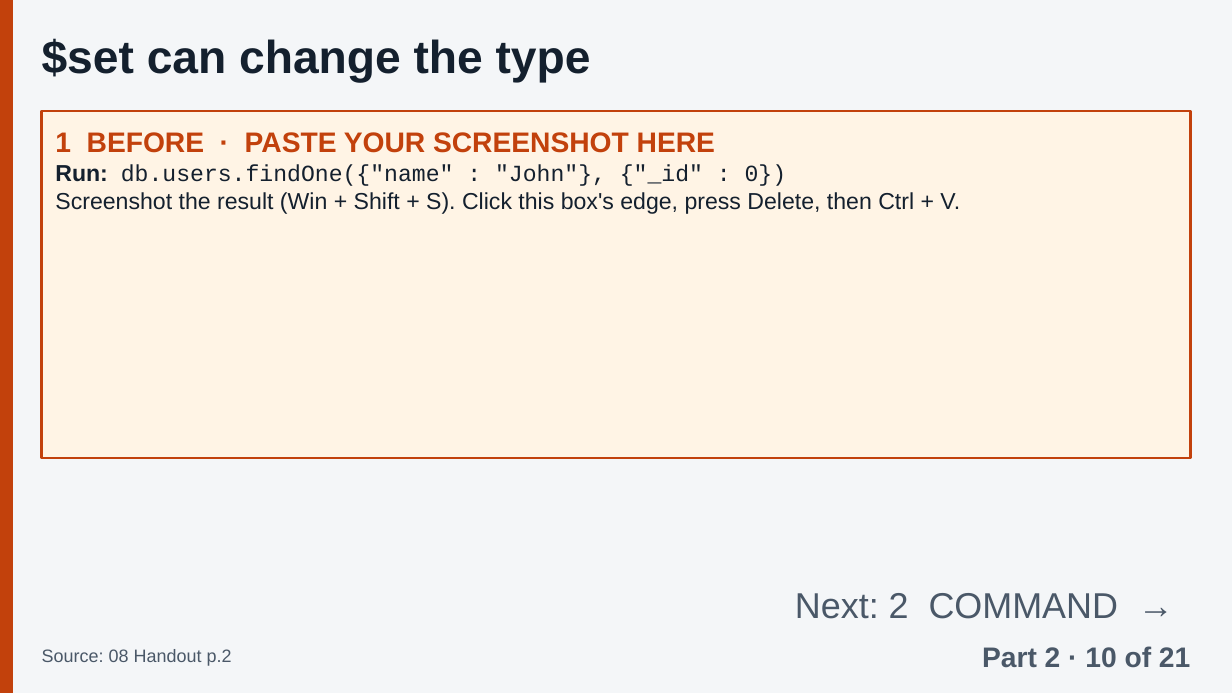
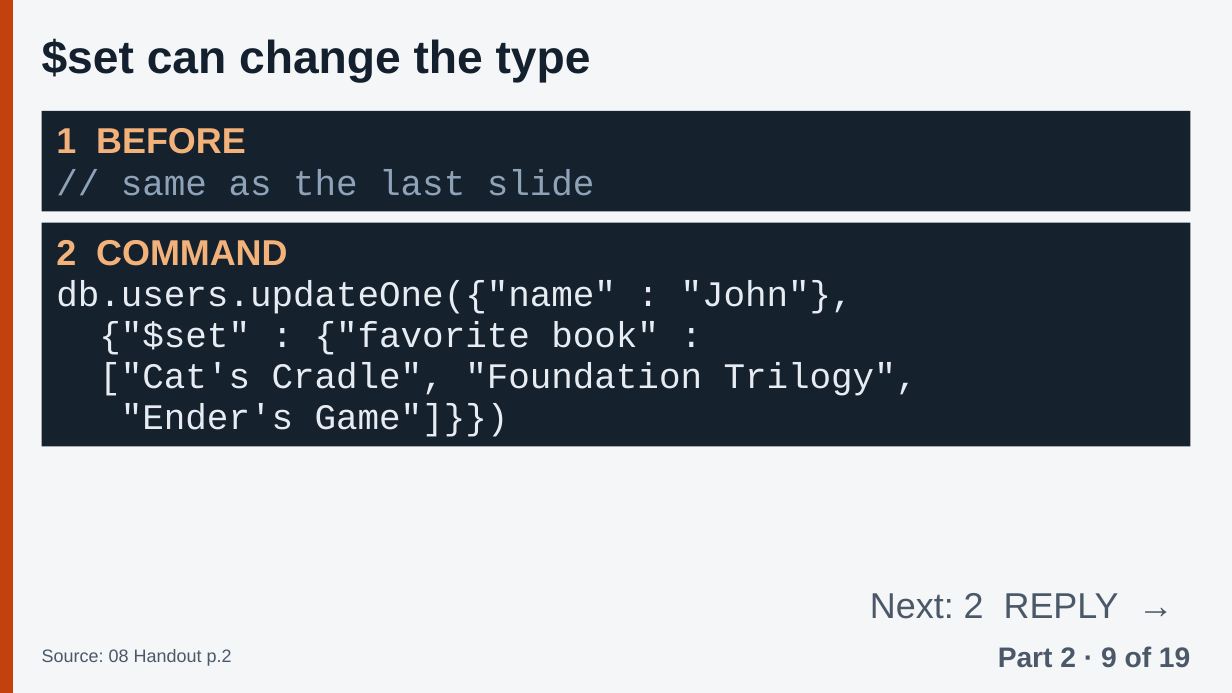
Before and after one commit to Tiredicey/ADBS, a slide deck: slide 28 of 02_GROUP_DECK/ADBS_GROUP_DECK.pptx. Drawn at 1232x693 pixels with LibreOffice and Linux fonts; fonts in the diff are those of the drawing. Boxes give left, top, right and bottom in pixels: in the first picture for what was removed or moved away, otherwise in the second. Text is boxed around its words. In the diff, an @@ line names an element or a change of style, - is before the commit and + after.

Commit message:
Cover the full topic list: restore collections/documents slide, 'inserting elements in an array', embedded data vs references; Parts 4-6 scripts to ~2 min; Section 3.1A on title; skip repeated BEFORE boxes; zoom-in tip for screenshots

```diff
--- a/02_GROUP_DECK/ADBS_GROUP_DECK.pptx
+++ b/02_GROUP_DECK/ADBS_GROUP_DECK.pptx
@@ rectangle removed at box(42, 111, 1190, 458) @@
-1 BEFORE · PASTE YOUR SCREENSHOT HERE
-Run: db.users.findOne({"name" : "John"}, {"_id" : 0})
-Screenshot the result (Win + Shift + S). Click this box's edge, press Delete, then Ctrl + V.
@@ rectangle added at box(42, 111, 1190, 212), fill #16212E @@
@@ text added at box(56, 128, 595, 196), 28 pt, text #8FA3B8 @@
+1 BEFORE
+// same as the last slide
@@ rectangle added at box(42, 223, 1190, 446), fill #16212E @@
@@ text added at box(56, 240, 918, 437), 28 pt, text #E6ECF2 @@
+2 COMMAND
+db.users.updateOne({"name" : "John"},
+{"$set" : {"favorite book" :
+["Cat's Cradle", "Foundation Trilogy",
+"Ender's Game"]}})
@@ text at box(870, 593, 1119, 619): text changed @@
-Next: 2 COMMAND →
+Next: 2 REPLY →
@@ text at box(998, 646, 1190, 668): text changed @@
-Part 2 · 10 of 21
+Part 2 · 9 of 19
```
Also in this commit, not shown: 63 other slides changed, 2 slides added, 2 slides removed, 4 other files.
